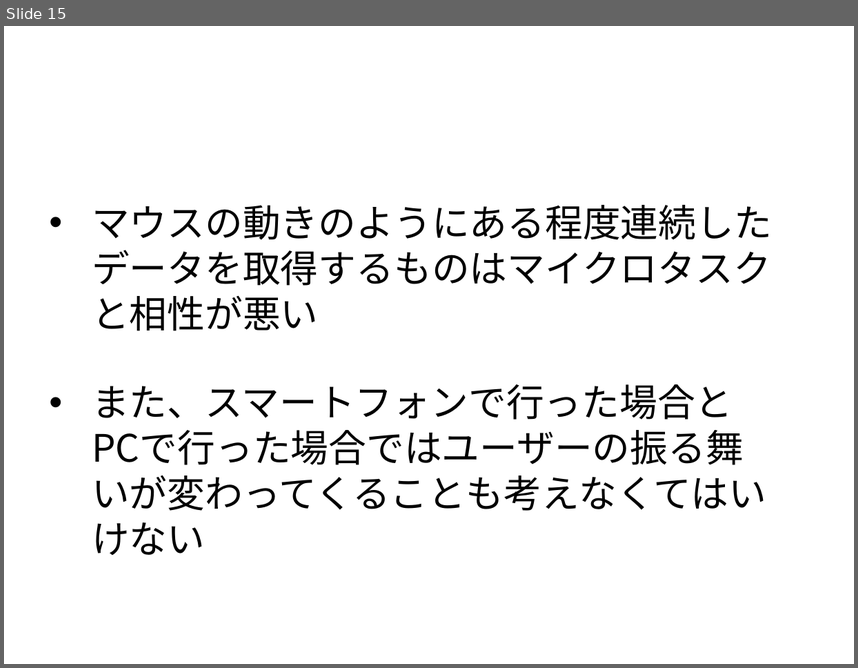
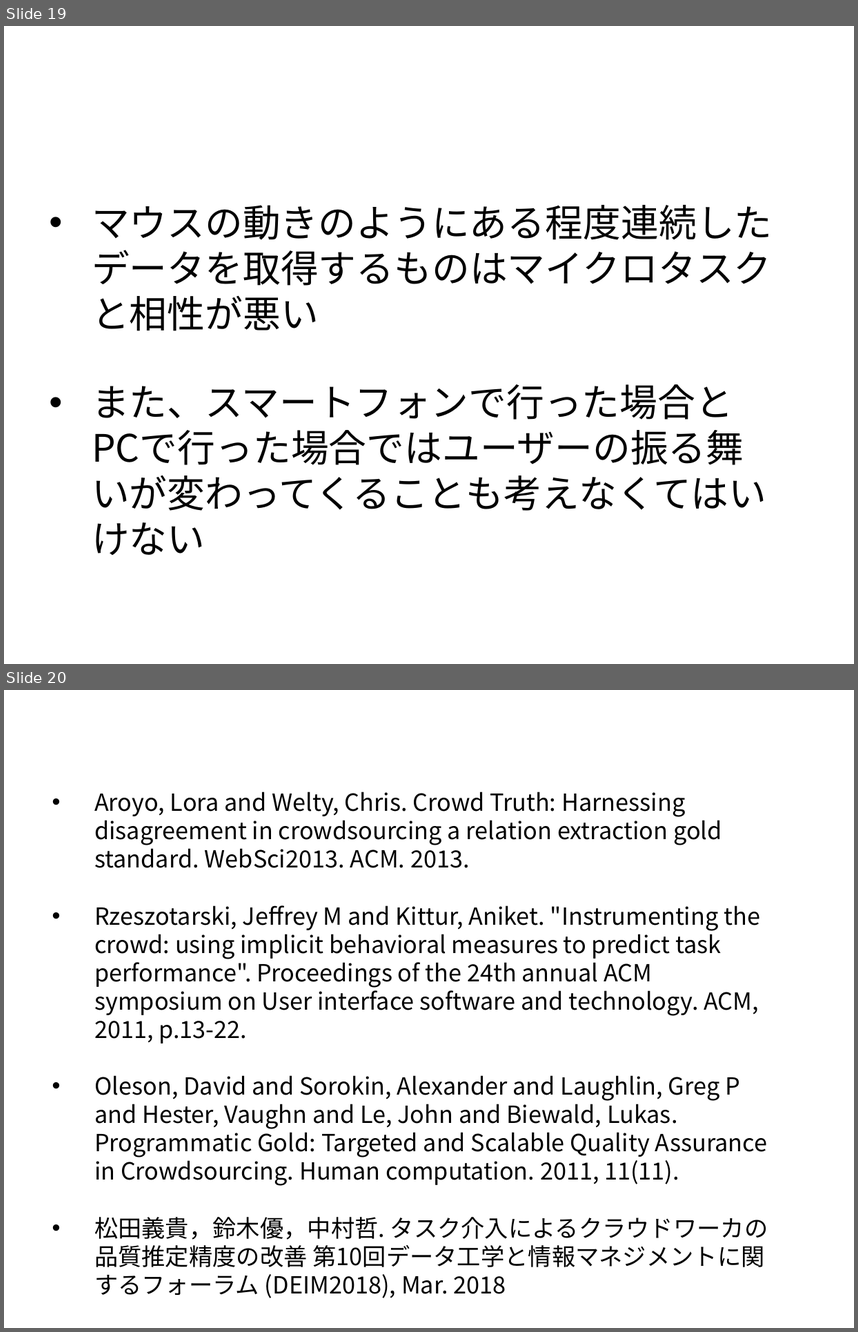
Before and after one commit to tomoya-mikami/task2, a slide deck: slide/presentation.pptx. Shown one above the other, each under a label of ours: slide 15 before the commit, slides 19 and 20 after it. The pictures are 858x668 and 858x1332 pixels, drawn with LibreOffice and Linux fonts; fonts in the diff are those of the drawing; background and template pictures are left out. Boxes give left, top, right and bottom in pixels: in the first picture for what was removed or moved away, otherwise in the second. Text is boxed around its words. In the diff, an @@ line names an element or a change of style, - is before the commit and + after.

```diff
--- a/slide/presentation.pptx
+++ b/slide/presentation.pptx
@@ slide 20 added at <box>4,690,854,1328</box>, background picture (left out) @@
@@ text added at <box>4,702,696,745</box>, 24 pt, text #FFFFFF, bold @@
+関連研究
@@ page number added at <box>653,702,844,737</box>, 21 pt, text #FFFFFF @@
+20
@@ text added at <box>94,791,768,1298</box>, 20 pt, text #000000 @@
+• Aroyo, Lora and Welty, Chris. Crowd Truth: Harnessing disagreement in crowdsourcing a relation extraction gold standard. WebSci2013. ACM. 2013.
+• Rzeszotarski, Jeffrey M and Kittur, Aniket. "Instrumenting the crowd: using implicit behavioral measures to predict task performance". Proceedings of the 24th annual ACM symposium on User interface software and technology. ACM, 2011, p.13-22.
+• Oleson, David and Sorokin, Alexander and Laughlin, Greg P and Hester, Vaughn and Le, John and Biewald, Lukas. Programmatic Gold: Targeted and Scalable Quality Assurance in Crowdsourcing. Human computation. 2011, 11(11).
+• 松田義貴，鈴木優，中村哲. タスク介入によるクラウドワーカの品質推定精度の改善 第10回データ工学と情報マネジメントに関するフォーラム (DEIM2018), Mar. 2018
@@ what was slide 15 is now slide 19 @@
```
Also in this commit, not shown: 8 slides changed, 5 other slides added, 5 other files.
